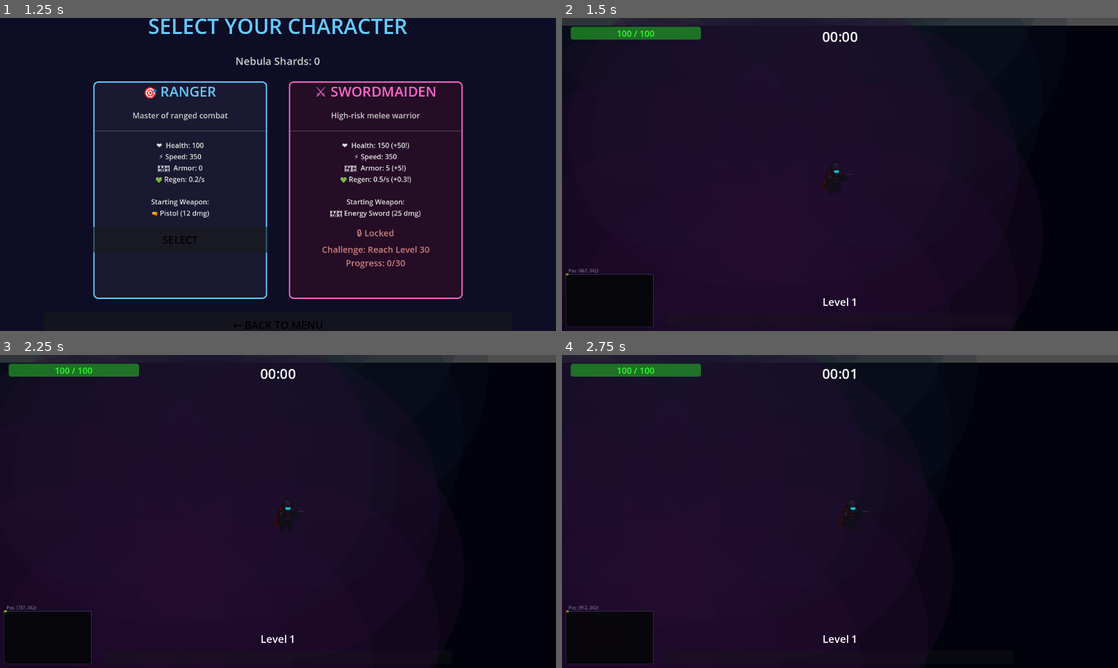
Above: before the commit, frames 1-4 (two rows, left to right).
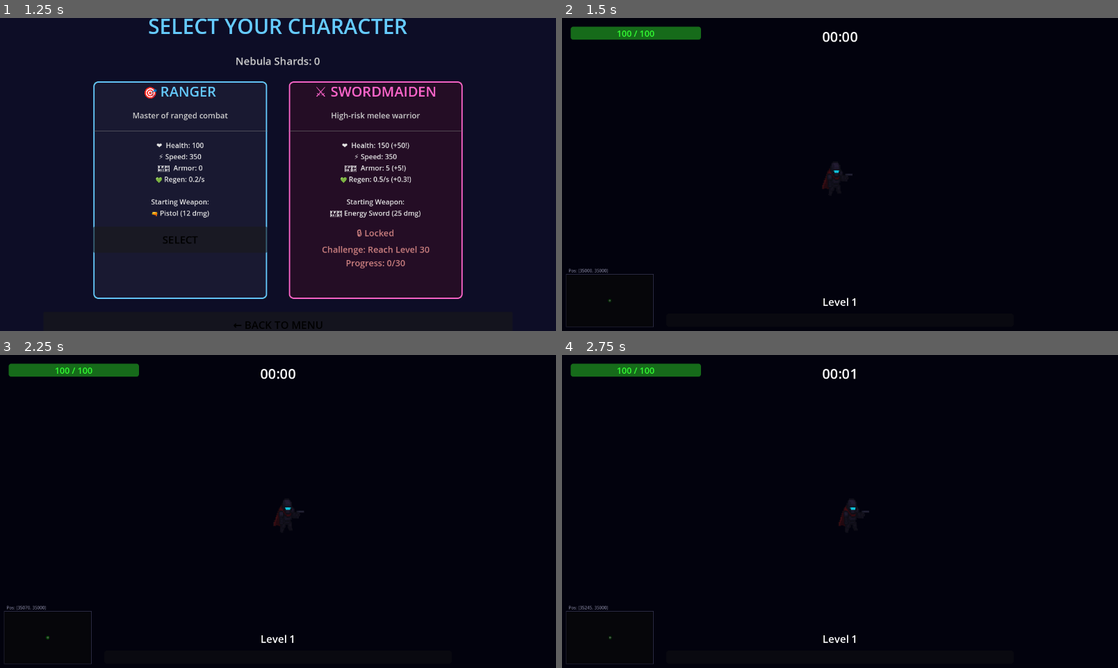
Above: after the commit, the same moments.

Repository: darkmage1000/Nebula-Revenant
Game: Godot game, scene res://MainMenu.tscn
Same seed, same stepped clock (60 frames per second), same inputs: the game is played once before the commit and once after it.
Inputs:
- Up to frame 1 (1.25 s): click "[ START MISSION ]" at 0.5 s
- Up to frame 2 (1.5 s): click "SELECT" at 1.25 s
- Up to frame 3 (2.25 s): tap Enter (ui_accept) at 2 s; hold D (ui_right) from 2.03 s (still down)
- Up to frame 4 (2.75 s): keep holding D (ui_right); tap Enter (ui_accept) at 2.27 s

Frame 1 is identical in both runs. In frame 2, 59% of the frame differs, in the area x 0-100%, y 0-100%; in frame 3, 58%; in frame 4, 48%.

Commit message:
Fix DarkMage errors, start player at map center, add powerup UI
DarkMage.gd fixes:
- Changed player.has("velocity") to "velocity" in player (correct syntax)
- Changed main_game.has("difficulty_mult") to "difficulty_mult" in main_game
- Fixed "Invalid call. Nonexistent function 'has'" errors

Player spawn position:
- Changed from Vector2(667, 342) to Vector2(35000, 35000)
- Now starts in center of 70000x70000 map

Powerup UI system:
- Created PowerupDisplay.gd and PowerupDisplay.tscn
- Shows colored icon boxes in top-right corner with countdown timer
- Displays powerup name below icon
- Flashes when < 3 seconds remaining
- Stacks vertically for multiple active powerups

Updated player.gd powerup activation:
- activate_invincibility() - Shows "INVINCIBLE!" text and yellow timer box
- activate_magnet() - Shows "MAGNET!" text in cyan
- activate_triple_attack_speed() - Shows "RAPID FIRE!" text with magenta timer box
- activate_nuke() - Shows "NUKE!" text in orange
- Added show_powerup_text() - Floating text above player when picked up
- Added create_powerup_display() - Creates timer UI in top-right

Powerup colors:
- Shield/Invincible: Yellow
- Magnet: Cyan (instant effect, no timer)
- Rapid Fire: Magenta
- Nuke: Orange (instant effect, no timer)

Diff:
--- a/DarkMage.gd
+++ b/DarkMage.gd
@@ -66,7 +66,7 @@
 	projectile.global_position = global_position
 
 	# Calculate direction to player with slight lead prediction
-	var player_velocity = player.velocity if player.has("velocity") else Vector2.ZERO
+	var player_velocity = player.velocity if "velocity" in player else Vector2.ZERO
 	var time_to_hit = global_position.distance_to(player.global_position) / projectile.speed
 	var predicted_pos = player.global_position + (player_velocity * time_to_hit * 0.3)
 
@@ -75,7 +75,7 @@
 
 	# Scale damage with difficulty
 	var main_game = get_tree().root.get_node_or_null("MainGame")
-	if main_game and main_game.has("difficulty_mult"):
+	if main_game and "difficulty_mult" in main_game:
 		projectile.damage = 8.0 * main_game.difficulty_mult
 
 	# Add to scene
--- /dev/null
+++ b/PowerupDisplay.gd
@@ -0,0 +1,71 @@
+# PowerupDisplay.gd - Shows active powerups with timers
+extends Control
+
+var powerup_type: String = ""
+var powerup_name: String = ""
+var time_remaining: float = 0.0
+var powerup_color: Color = Color.WHITE
+
+@onready var icon_rect: ColorRect = null
+@onready var timer_label: Label = null
+@onready var name_label: Label = null
+
+func _ready():
+	# Create colored icon box
+	icon_rect = ColorRect.new()
+	icon_rect.custom_minimum_size = Vector2(40, 40)
+	icon_rect.color = powerup_color
+	add_child(icon_rect)
+
+	# Create timer label inside icon
+	timer_label = Label.new()
+	timer_label.add_theme_font_size_override("font_size", 16)
+	timer_label.add_theme_color_override("font_color", Color.WHITE)
+	timer_label.horizontal_alignment = HORIZONTAL_ALIGNMENT_CENTER
+	timer_label.vertical_alignment = VERTICAL_ALIGNMENT_CENTER
+	timer_label.set_anchors_preset(Control.PRESET_FULL_RECT)
+	icon_rect.add_child(timer_label)
+
+	# Create name label below icon
+	name_label = Label.new()
+	name_label.text = powerup_name
+	name_label.add_theme_font_size_override("font_size", 10)
+	name_label.add_theme_color_override("font_color", powerup_color)
+	name_label.horizontal_alignment = HORIZONTAL_ALIGNMENT_CENTER
+	name_label.position = Vector2(0, 42)
+	name_label.custom_minimum_size = Vector2(40, 12)
+	add_child(name_label)
+
+func _process(delta):
+	time_remaining -= delta
+
+	if time_remaining <= 0:
+		queue_free()
+		return
+
+	# Update timer display
+	timer_label.text = "%d" % int(ceil(time_remaining))
+
+	# Flash when almost done
+	if time_remaining <= 3.0:
+		var alpha = 0.5 + abs(sin(time_remaining * 5.0)) * 0.5
+		modulate.a = alpha
+
+func setup(type: String, duration: float):
+	powerup_type = type
+	time_remaining = duration
+
+	# Set name and color based on type
+	match type:
+		"invincible":
+			powerup_name = "Shield"
+			powerup_color = Color(1, 1, 0, 0.9)
+		"magnet":
+			powerup_name = "Magnet"
+			powerup_color = Color(0, 1, 1, 0.9)
+		"attack_speed":
+			powerup_name = "Rapid Fire"
+			powerup_color = Color(1, 0, 1, 0.9)
+		"nuke":
+			powerup_name = "Nuke"
+			powerup_color = Color(1, 0.5, 0, 0.9)
--- /dev/null
+++ b/PowerupDisplay.tscn
@@ -0,0 +1,9 @@
+[gd_scene load_steps=2 format=3 uid="uid://powerup_display_scene"]
+
+[ext_resource type="Script" path="res://PowerupDisplay.gd" id="1_script"]
+
+[node name="PowerupDisplay" type="Control"]
+custom_minimum_size = Vector2(40, 54)
+layout_mode = 3
+anchors_preset = 0
+script = ExtResource("1_script")
--- a/main_game.tscn
+++ b/main_game.tscn
@@ -27,7 +27,7 @@
 offset_bottom = 89.0
 
 [node name="Player" parent="." instance=ExtResource("2_6bm6p")]
-position = Vector2(667, 342)
+position = Vector2(35000, 35000)
 scale = Vector2(0.642, 1)
 
 [node name="Bullet" parent="." instance=ExtResource("4_2pltu")]
--- a/player.gd
+++ b/player.gd
@@ -562,12 +562,15 @@
 
 func activate_invincibility():
 	print("⭐ INVINCIBLE for 10 seconds!")
+	show_powerup_text("INVINCIBLE!", Color(1, 1, 0, 1))
+	create_powerup_display("invincible", 10.0)
 	player_stats.armor += 1000
 	await get_tree().create_timer(10.0).timeout
 	player_stats.armor = max(0, player_stats.armor - 1000)
 
 func activate_magnet():
 	print("🧲 MAGNET activated!")
+	show_powerup_text("MAGNET!", Color(0, 1, 1, 1))
 	var vials = get_tree().get_nodes_in_group("xp_vial")
 	for vial in vials:
 		if is_instance_valid(vial) and vial.has_method("start_pull"):
@@ -578,6 +581,8 @@
 
 func activate_triple_attack_speed():
 	print("⚡ TRIPLE ATTACK SPEED for 10 seconds!")
+	show_powerup_text("RAPID FIRE!", Color(1, 0, 1, 1))
+	create_powerup_display("attack_speed", 10.0)
 	var original_speed = player_stats.attack_speed_mult
 	player_stats.attack_speed_mult *= 3.0
 	_update_all_weapons()
@@ -598,6 +603,7 @@
 
 func activate_nuke():
 	print("💣 NUKE!")
+	show_powerup_text("NUKE!", Color(1, 0.5, 0, 1))
 	var enemies = get_tree().get_nodes_in_group("mob")
 	var killed = 0
 	for enemy in enemies:
@@ -620,3 +626,49 @@
 	elif sprite and char_type == "ranger":
 		# Keep default player sprite
 		pass
+
+# ==============================================================
+# 17. POWERUP UI
+# ==============================================================
+func show_powerup_text(text: String, color: Color):
+	# Show floating text above player
+	const FLOATING_DMG_SCENE = preload("res://FloatingDmg.tscn")
+	if not FLOATING_DMG_SCENE:
+		return
+
+	var dmg = FLOATING_DMG_SCENE.instantiate()
+	var ui_layer = get_tree().root.get_node_or_null("MainGame/UILayer")
+	if ui_layer:
+		ui_layer.add_child(dmg)
+	else:
+		get_parent().add_child(dmg)
+
+	dmg.global_position = global_position - Vector2(0, 60)
+	if dmg.has_method("set_damage_text"):
+		dmg.set_damage_text(text, color)
+
+func create_powerup_display(powerup_type: String, duration: float):
+	# Create powerup display in top-right corner
+	const POWERUP_DISPLAY_SCENE = preload("res://PowerupDisplay.tscn")
+	if not POWERUP_DISPLAY_SCENE:
+		return
+
+	var ui_layer = get_tree().root.get_node_or_null("MainGame/UILayer")
+	if not ui_layer:
+		return
+
+	var display = POWERUP_DISPLAY_SCENE.instantiate()
+	display.setup(powerup_type, duration)
+
+	# Position in top-right corner
+	display.position = Vector2(get_viewport().get_visible_rect().size.x - 60, 80)
+
+	# Offset down for multiple active powerups
+	var existing_powerups = 0
+	for child in ui_layer.get_children():
+		if child.has_method("setup"):  # Check if it's a PowerupDisplay
+			existing_powerups += 1
+
+	display.position.y += existing_powerups * 60
+
+	ui_layer.add_child(display)
